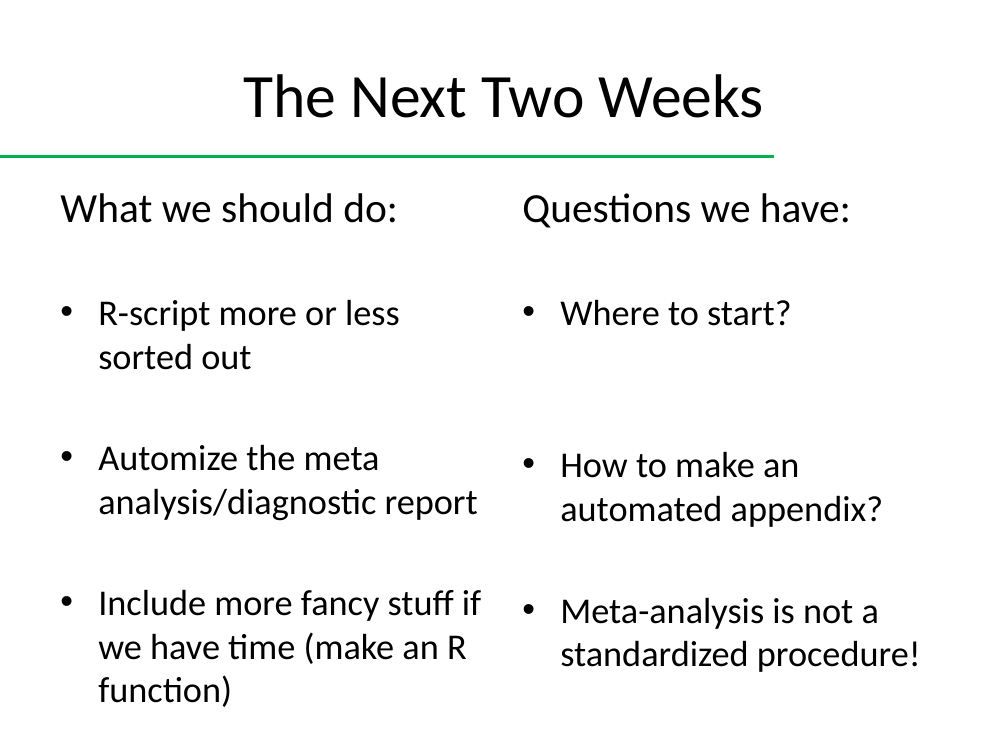
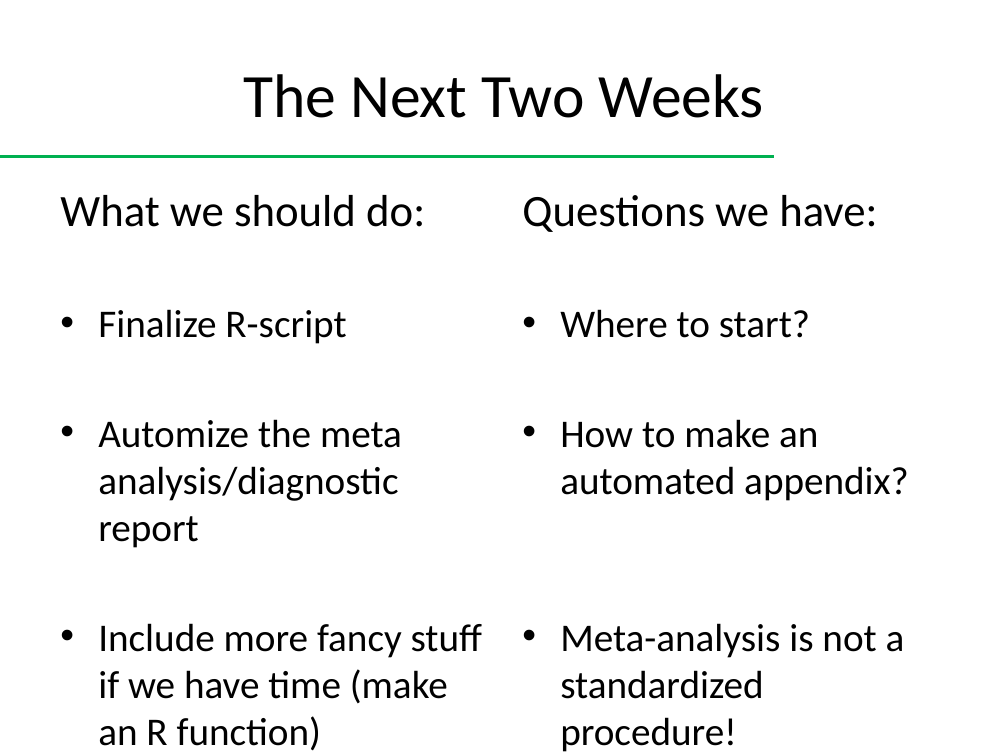
Before and after one commit to carow/Meta-Analysis, a slide deck: slide 5 of Presentation/Presentation nov 18.pptx. Drawn at 1008x756 pixels with LibreOffice and Linux fonts; fonts in the diff are those of the drawing. Boxes give left, top, right and bottom in pixels: in the first picture for what was removed or moved away, otherwise in the second. Text is boxed around its words. In the diff, an @@ line names an element or a change of style, - is before the commit and + after.

Commit message:
changes in script and powerpoint

```diff
--- a/Presentation/Presentation nov 18.pptx
+++ b/Presentation/Presentation nov 18.pptx
@@ text "Questions we have:" at <box>522,195,909,699</box>: size 29.6 to 32 pt in "Questions we have:"; size 25.9 to 28 pt in "Where to start?", "How to make an automated appendix?", "Meta-analysis is not a standardized procedure!" @@
@@ text at <box>60,195,482,751</box>: size 29.6 to 32 pt in "What we should do:"; size 25.9 to 28 pt in "Automize the meta analysis/diagnostic report", "Include more fancy stuff if we have ..." @@
@@ text at <box>98,309,346,344</box>: text changed; size 25.9 to 28 pt @@
-• R-script more or less sorted out
+• Finalize R-script
```
Also in this commit, not shown: 2 other slides changed, 1 other file.
